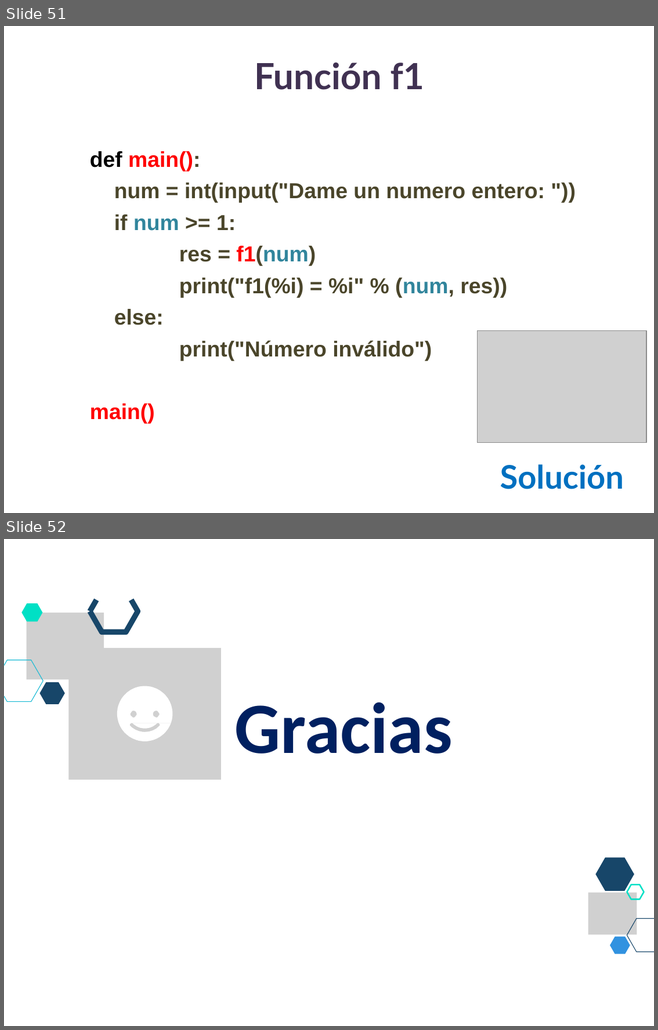
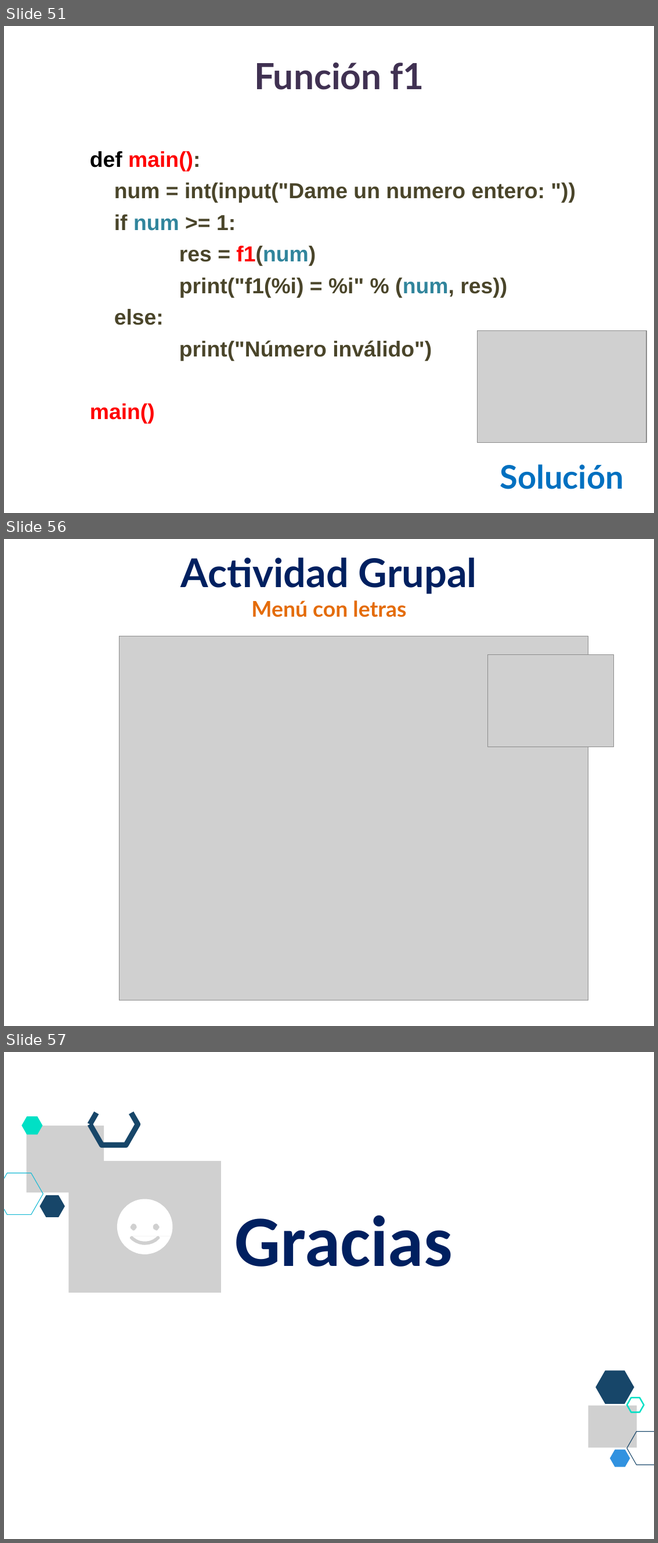
Before and after one commit to lizetheP/Programacion, a slide deck: CalendarioAgo2023/presentaciones/7_While.pptx. Shown one above the other, each under a label of ours: slides 51 and 52 before the commit, slides 51, 56 and 57 after it; the slides between them are not shown. The pictures are 658x1030 and 658x1543 pixels, drawn with LibreOffice and Linux fonts; fonts in the diff are those of the drawing; grey boxes stand for pictures. Boxes give left, top, right and bottom in pixels: in the first picture for what was removed or moved away, otherwise in the second. Text is boxed around its words. In the diff, an @@ line names an element or a change of style, - is before the commit and + after.

```diff
--- a/CalendarioAgo2023/presentaciones/7_While.pptx
+++ b/CalendarioAgo2023/presentaciones/7_While.pptx
@@ slide 56 added at (x1=4, y1=539, x2=654, y2=1026), background #FFFFFF @@
@@ text added at (x1=181, y1=558, x2=477, y2=617), 44 pt, text #002060, bold @@
+Actividad Grupal
+Menú con letras
@@ picture added at (x1=119, y1=636, x2=588, y2=1000) @@
@@ picture added at (x1=487, y1=654, x2=614, y2=747) @@
@@ what was slide 52 is now slide 57 @@
```
Also in this commit, not shown: 4 other slides added, 18 other files.
